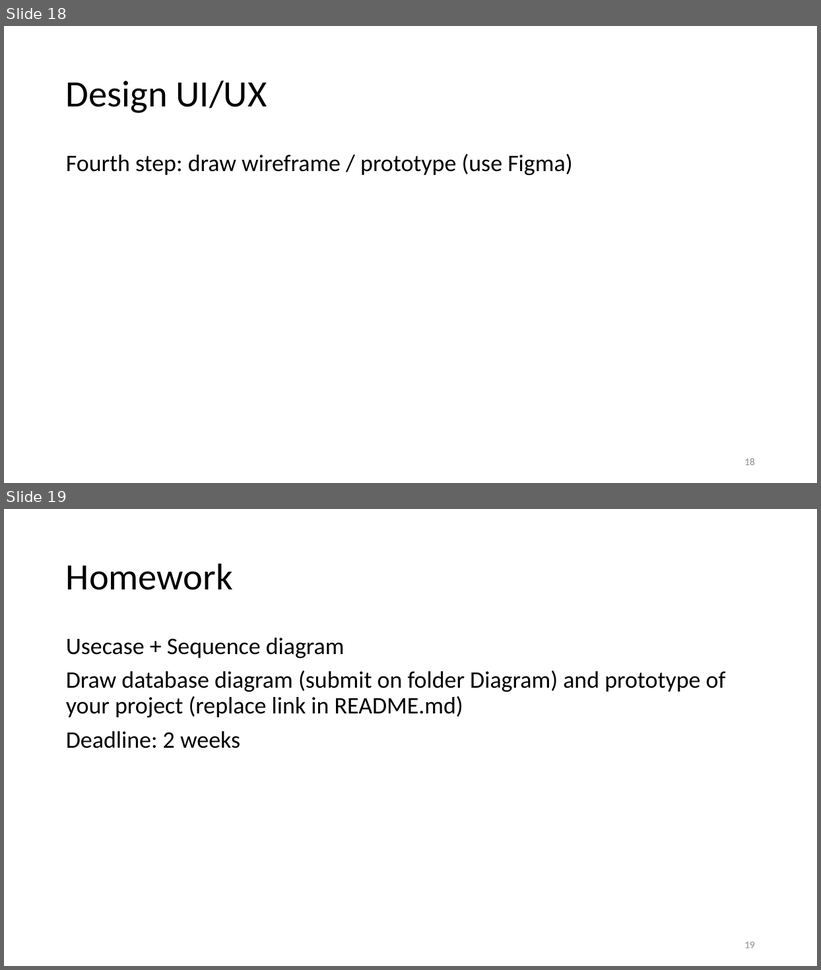
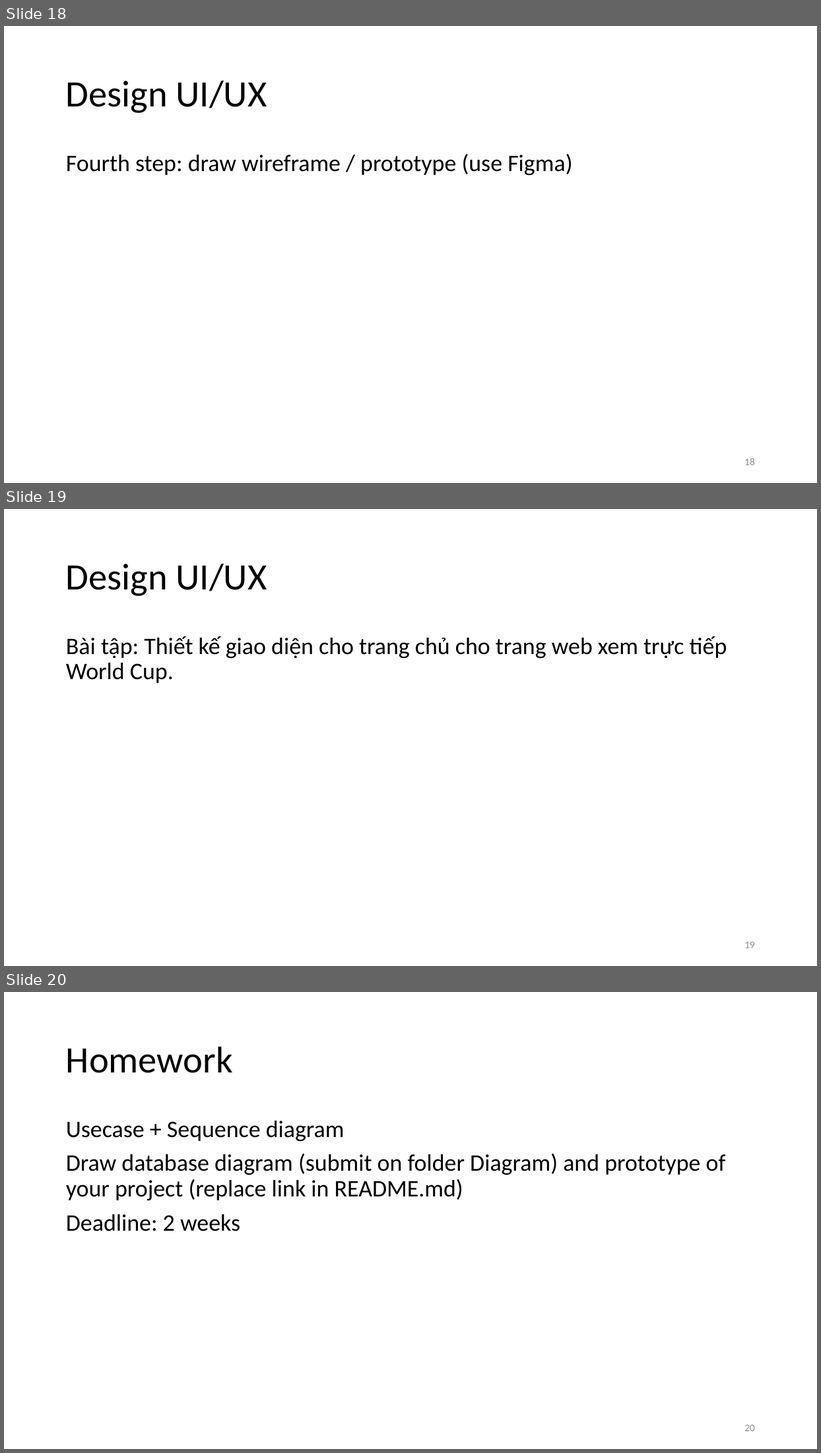
Before and after one commit to vutuanhai237/CourseMaterials, a slide deck: CS4273-Introduce to Software Engineering/Slides/Lab 3. Design.pptx. Shown one above the other, each under a label of ours: slides 18 and 19 before the commit, slides 18, 19 and 20 after it. The pictures are 821x970 and 821x1453 pixels, drawn with LibreOffice and Linux fonts; fonts in the diff are those of the drawing. Boxes give left, top, right and bottom in pixels: in the first picture for what was removed or moved away, otherwise in the second. Text is boxed around its words. In the diff, an @@ line names an element or a change of style, - is before the commit and + after.

```diff
--- a/CS4273-Introduce to Software Engineering/Slides/Lab 3. Design.pptx
+++ b/CS4273-Introduce to Software Engineering/Slides/Lab 3. Design.pptx
@@ slide 19 added at [4,509,817,966], background #FFFFFF @@
@@ title added at [66,563,267,596], 44 pt, text #000000 @@
+Design UI/UX
@@ text added at [66,636,727,683], 28 pt, text #000000 @@
+Bài tập: Thiết kế giao diện cho trang chủ cho trang web xem trực tiếp World Cup.
@@ page number added at [745,942,755,949], 12 pt, text #8C8C8C @@
+19
@@ what was slide 19 is now slide 20 @@
@@ page number at [745,1425,755,1432]: text changed @@
-19
+20
```
Also in this commit, not shown: 1 slide changed, 32 other files.
